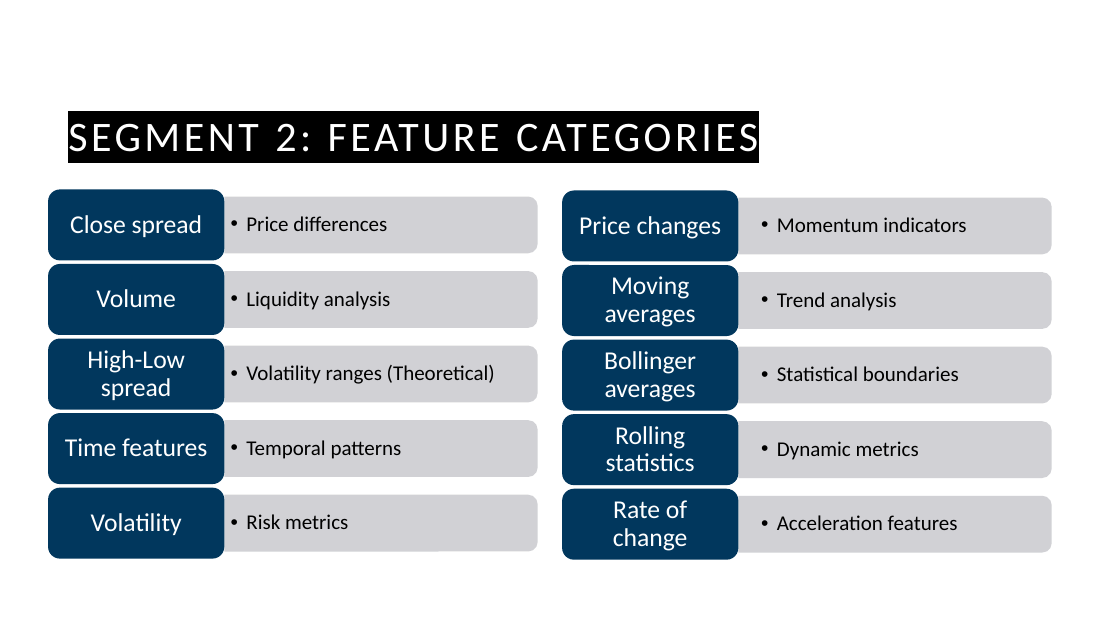
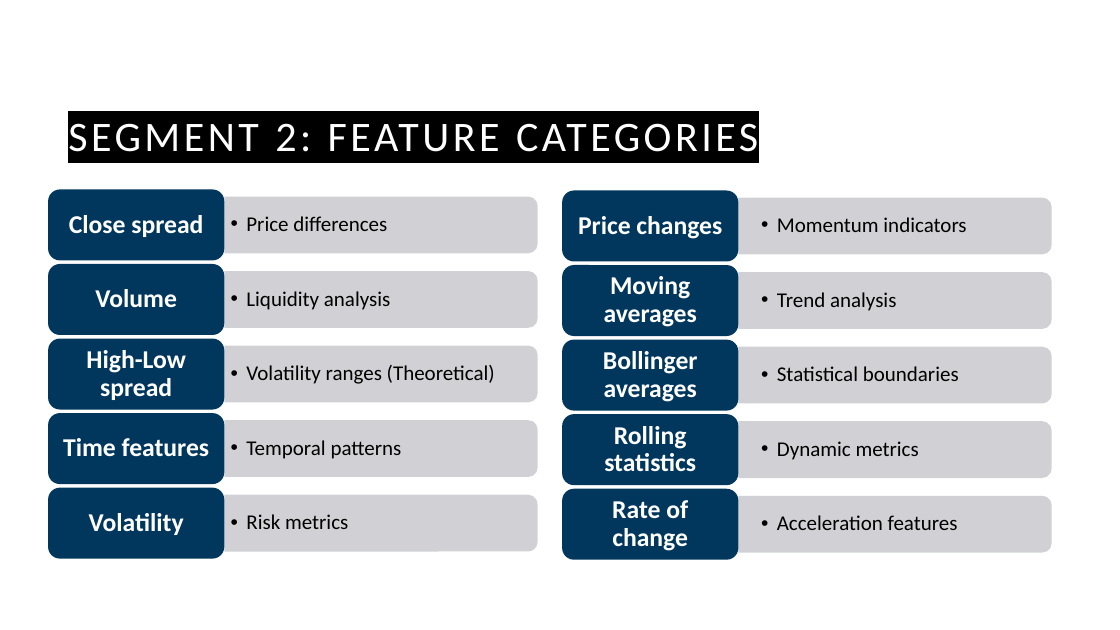
Before and after one commit to guyHarem/TAU_DS_Project, a slide deck: slide 9 of Presentations/Cryto Arbitrage P2.pptx. Drawn at 1120x630 pixels with LibreOffice and Linux fonts; fonts in the diff are those of the drawing; background and template pictures are left out. Boxes give left, top, right and bottom in pixels: in the first picture for what was removed or moved away, otherwise in the second. Text is boxed around its words. In the diff, an @@ line names an element or a change of style, - is before the commit and + after.

```diff
--- a/Presentations/Cryto Arbitrage P2.pptx
+++ b/Presentations/Cryto Arbitrage P2.pptx
@@ bold on in 10 elements at (69, 215, 203, 237), (95, 289, 177, 307), (86, 350, 185, 400), (63, 438, 210, 457), (89, 513, 184, 535), (578, 216, 722, 239), (604, 276, 697, 327), (603, 351, 698, 402), (604, 426, 696, 472), (612, 500, 688, 551) @@
```
Also in this commit, not shown: 5 other slides changed, 2 slides added, 2 slides removed, 2 other files.
